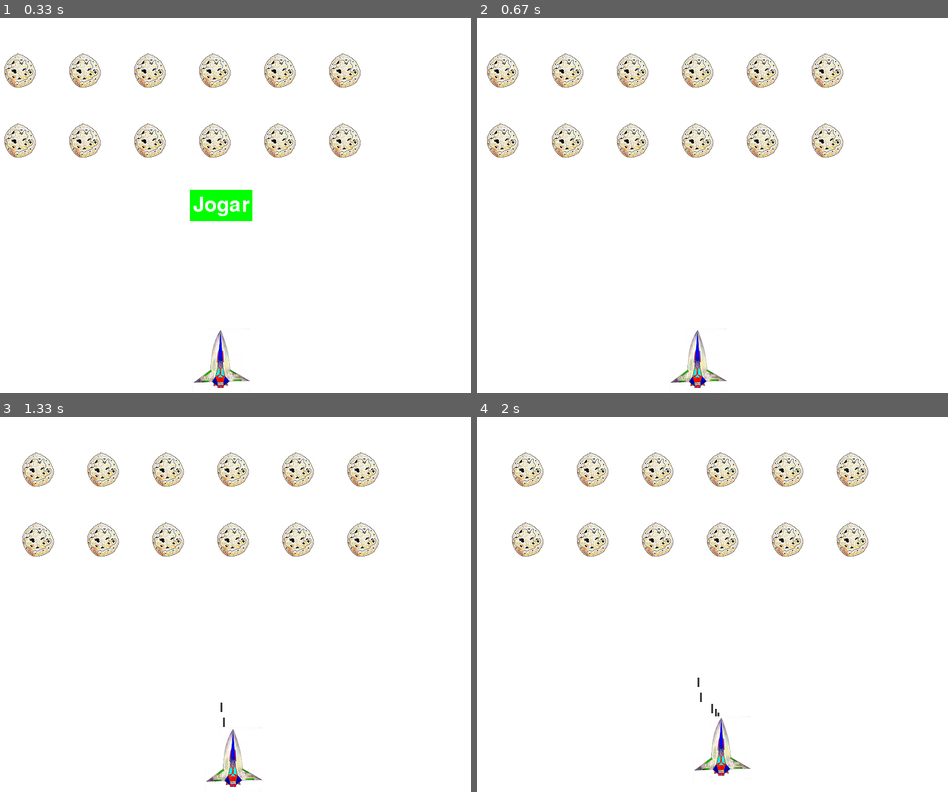
Above: before the commit, frames 1-4 (two rows, left to right).
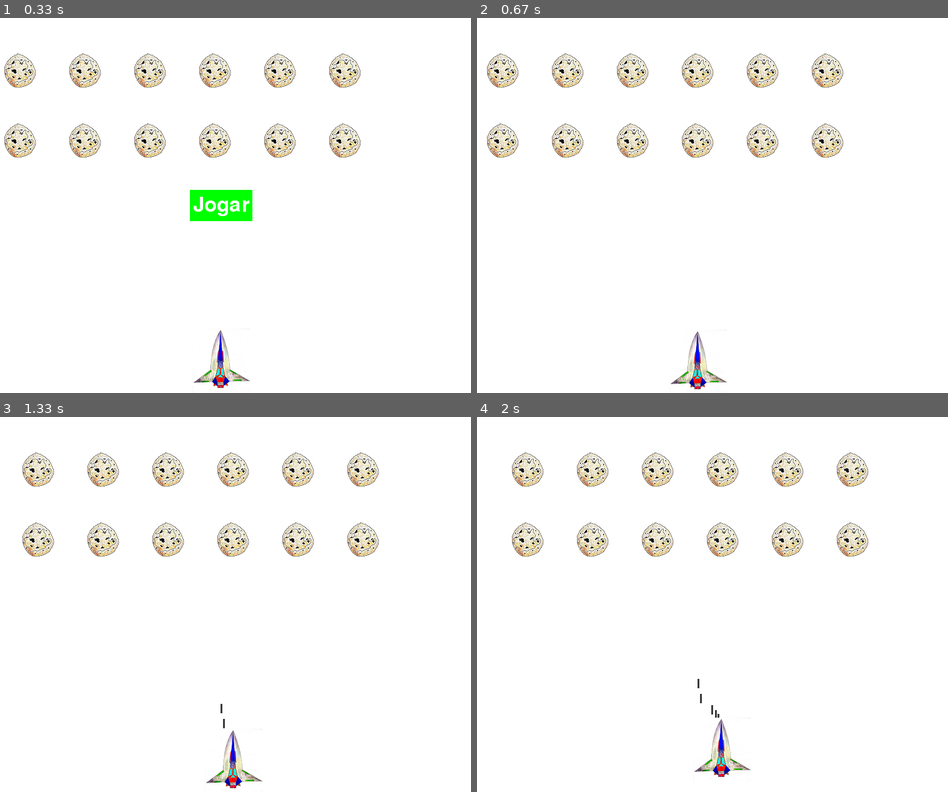
Above: after the commit, the same moments.

Repository: mmmarchetti/pygame_project
Game: pygame game, started from alien_invasion.py
Two runs of this game, one before a commit and one after it. Both use one fixed random seed, a clock stepped at 60 frames per second and the inputs below.
Inputs:
- Up to frame 1 (0.33 s): no input
- Up to frame 2 (0.67 s): click "Jogar" at 0.38 s
- Up to frame 3 (1.33 s): tap Space at 0.67, 1.07 s; hold Right from 1 s (still down)
- Up to frame 4 (2 s): tap Space at 1.37, 1.57, 1.9 s; release Right at 1.47 s; hold Up 1.5-1.8 s; hold Right from 1.83 s (still down)

Frame 1 is identical in both runs. In frame 2, 0.4% of the frame differs, in the area x 41-54%, y 83-99%; in frame 3, 0.4%; in frame 4, 0.4%, in the area x 46-59%, y 69-96%.

Commit message:
botão Jogar

Diff:
--- a/alien_invasion.py
+++ b/alien_invasion.py
@@ -35,7 +35,7 @@
 
     # Inicializa o laço principal do jogo
     while True:
-        gf.check_events(ai_settings, screen, stats, play_button, ship, bullets)
+        gf.check_events(ai_settings, screen, stats, play_button, ship, meteors, bullets)
 
         if stats.game_active:
 
--- a/game_functions.py
+++ b/game_functions.py
@@ -49,7 +49,7 @@
         ship.moving_down = False
 
 
-def check_events(ai_settings, screen, stats, play_button,ship, bullets):
+def check_events(ai_settings, screen, stats, play_button, ship, meteors, bullets):
     """
     Responde a eventos do teclado e do mouse
     """
@@ -60,7 +60,7 @@
         # Responde aos movimentos
         elif event.type == pygame.MOUSEBUTTONDOWN:
             mouse_x, mouse_y = pygame.mouse.get_pos()
-            check_play_button(stats, play_button, mouse_x, mouse_y)
+            check_play_button(ai_settings, screen, stats, play_button, ship, meteors, bullets, mouse_x, mouse_y)
 
         elif event.type == pygame.KEYDOWN:
             check_keydown_events(event, ai_settings, screen, ship, bullets)
@@ -69,10 +69,21 @@
             check_keyup_events(event, ship)
 
 
-def check_play_button(stats, play_button, mouse_x, mouse_y):
+def check_play_button(ai_settings, screen, stats, play_button, ship, meteors, bullets, mouse_x, mouse_y):
     """Inicia um novo jogo quando clicar em play"""
     if play_button.rect.collidepoint(mouse_x, mouse_y):
+
+        # Reinicia os dados
+        stats.reset_stats()
         stats.game_active = True
+
+        # Esvazia a lista de meteors e projéteis
+        meteors.empty()
+        bullets.empty()
+
+        # Cria uma nova frota e centraiza a espaçonave
+        create_fleet(ai_settings, screen, ship, meteors)
+        ship.center_ship()
 
 
 def update_screen(ai_settings, screen, stats, ship, meteors, bullets, play_button):
